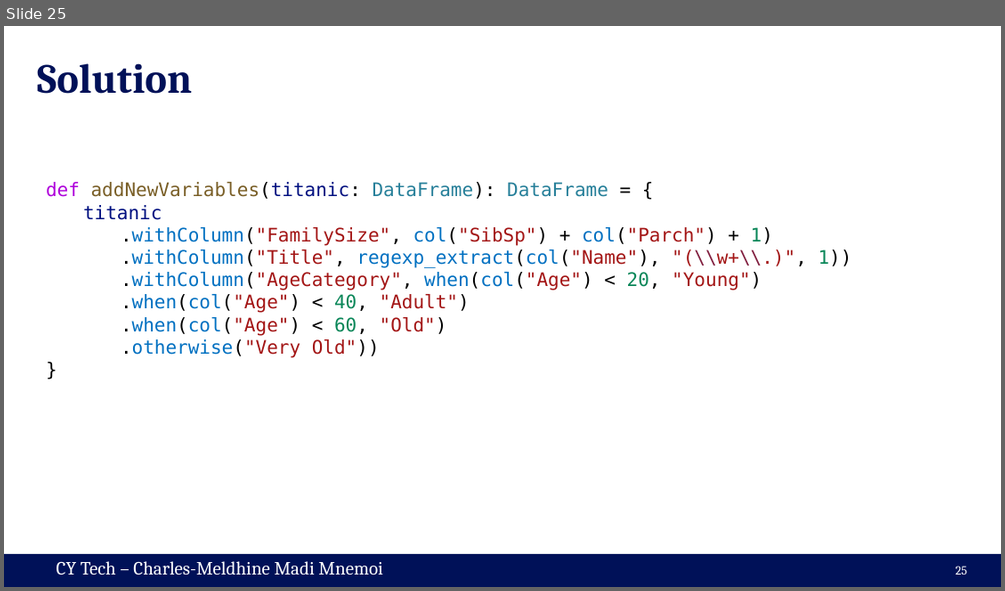
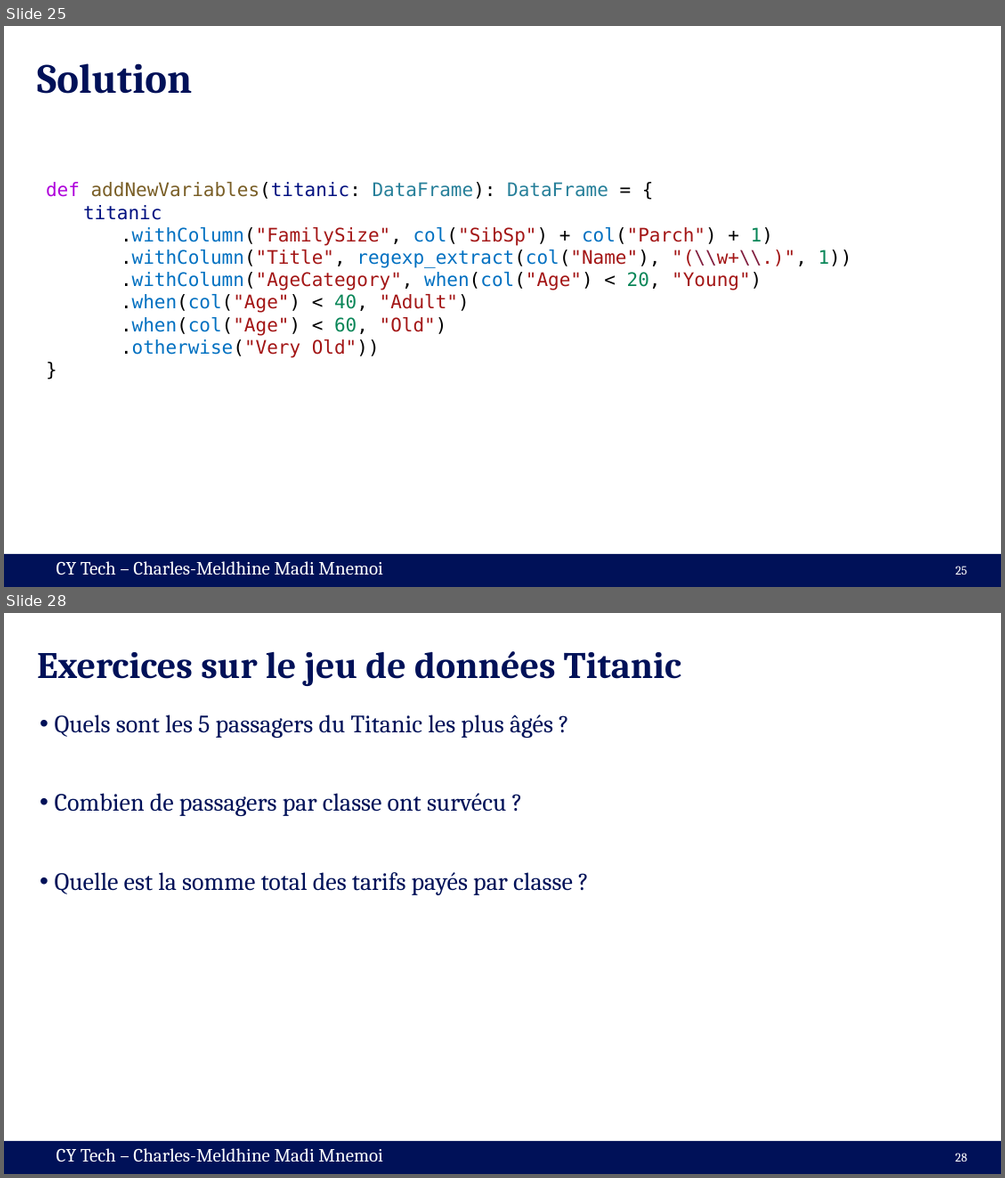
Before and after one commit to cmnemoi/cytech_sparks, a slide deck: presentation.pptx. Shown one above the other, each under a label of ours: slide 25 before the commit, slides 25 and 28 after it; the slides between them are not shown. The pictures are 1005x591 and 1005x1178 pixels, drawn with LibreOffice and Linux fonts; fonts in the diff are those of the drawing. Boxes give left, top, right and bottom in pixels: in the first picture for what was removed or moved away, otherwise in the second. Text is boxed around its words. In the diff, an @@ line names an element or a change of style, - is before the commit and + after.

```diff
--- a/presentation.pptx
+++ b/presentation.pptx
@@ slide 28 added at (4,613,1001,1174), background #FFFFFF; not listed: 2 template elements that a slide beside it also shows @@
@@ title added at (37,651,681,686), 36 pt, text #001158, bold @@
+Exercices sur le jeu de données Titanic
@@ text added at (55,714,573,895), 24 pt, text #001158 @@
+• Quels sont les 5 passagers du Titanic les plus âgés ?
+• Combien de passagers par classe ont survécu ?
+• Quelle est la somme total des tarifs payés par classe ?
@@ page number added at (955,1152,967,1161), 12 pt, text #FFFFFF @@
+28
```
Also in this commit, not shown: 2 slides changed, 2 other slides added.
